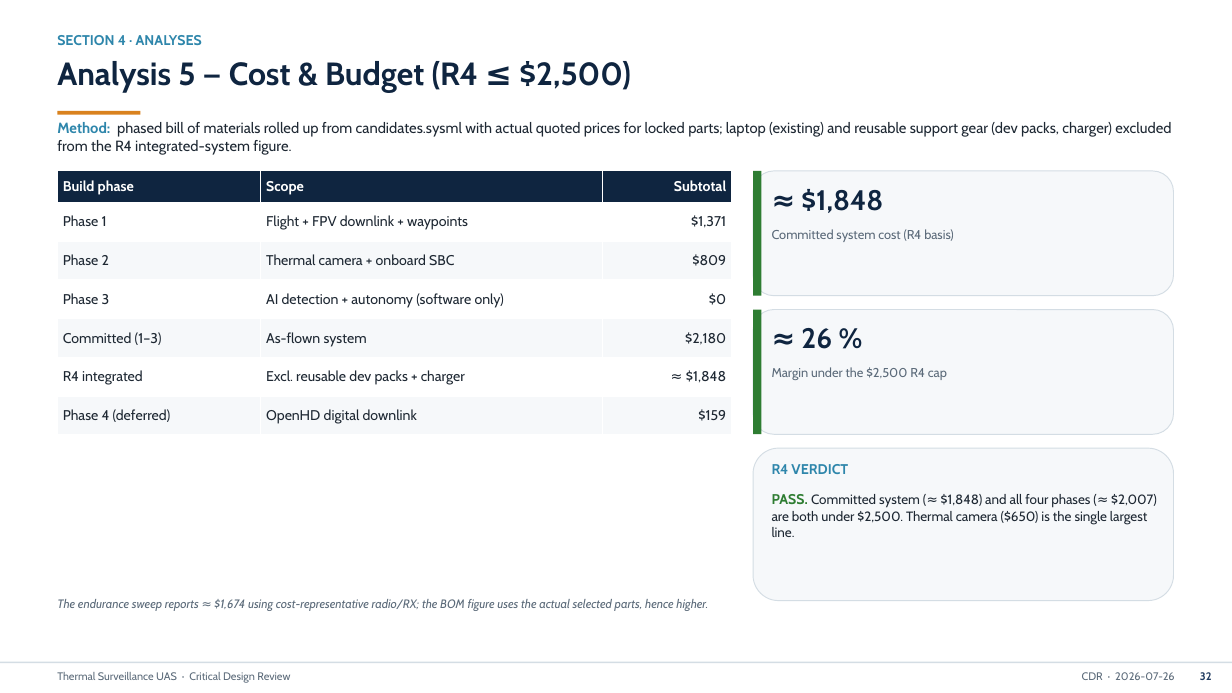
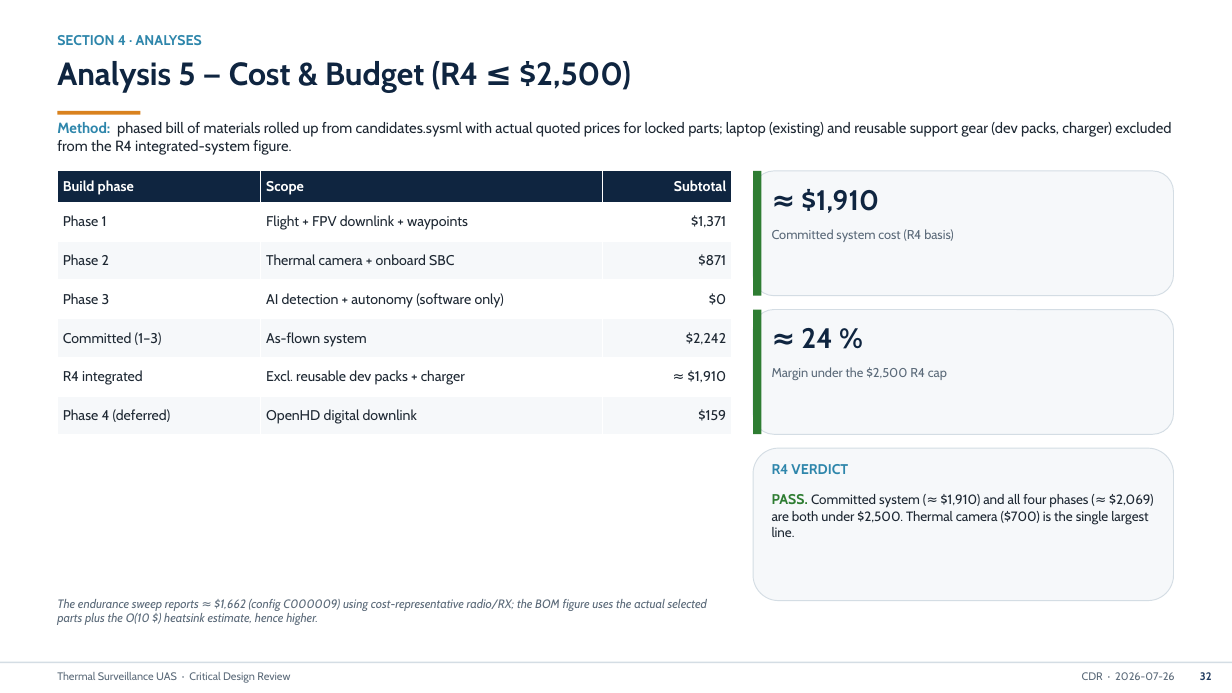
Before and after one commit to david12daniel/SurveillanceDrone, a slide deck: slide 33 of CDR_Thermal_Surveillance_Drone.pptx. Drawn at 1232x693 pixels with LibreOffice and Linux fonts; fonts in the diff are those of the drawing. Boxes give left, top, right and bottom in pixels: in the first picture for what was removed or moved away, otherwise in the second. Text is boxed around its words. In the diff, an @@ line names an element or a change of style, - is before the commit and + after.

```diff
--- a/CDR_Thermal_Surveillance_Drone.pptx
+++ b/CDR_Thermal_Surveillance_Drone.pptx
@@ table at <box>57,171,732,435</box> @@
-row 3, column 3: $809
+row 3, column 3: $871
-row 5, column 3: $2,180
+row 5, column 3: $2,242
-row 6, column 3: ≈ $1,848
+row 6, column 3: ≈ $1,910
@@ text at <box>801,189,878,213</box>: text changed @@
-≈ $1,848
+≈ $1,910
@@ text at <box>801,328,832,348</box>: text changed @@
-≈ 26 %
+≈ 24 %
@@ text at <box>772,494,1154,537</box>: text changed @@
-PASS. Committed system (≈ $1,848) and all four phases (≈ $2,007) are both under $2,500. Thermal camera ($650) is the single largest line.
+PASS. Committed system (≈ $1,910) and all four phases (≈ $2,069) are both under $2,500. Thermal camera ($700) is the single largest line.
@@ text at <box>57,599,707,625</box>: text changed @@
-The endurance sweep reports ≈ $1,674 using cost-representative radio/RX; the BOM figure uses the actual selected parts, hence higher.
+The endurance sweep reports ≈ $1,662 (config C000009) using cost-representative radio/RX; the BOM figure uses the actual selected parts plus the O(10 $) heatsink estimate, hence higher.
```
Also in this commit, not shown: 6 other slides changed, 9 other files.
